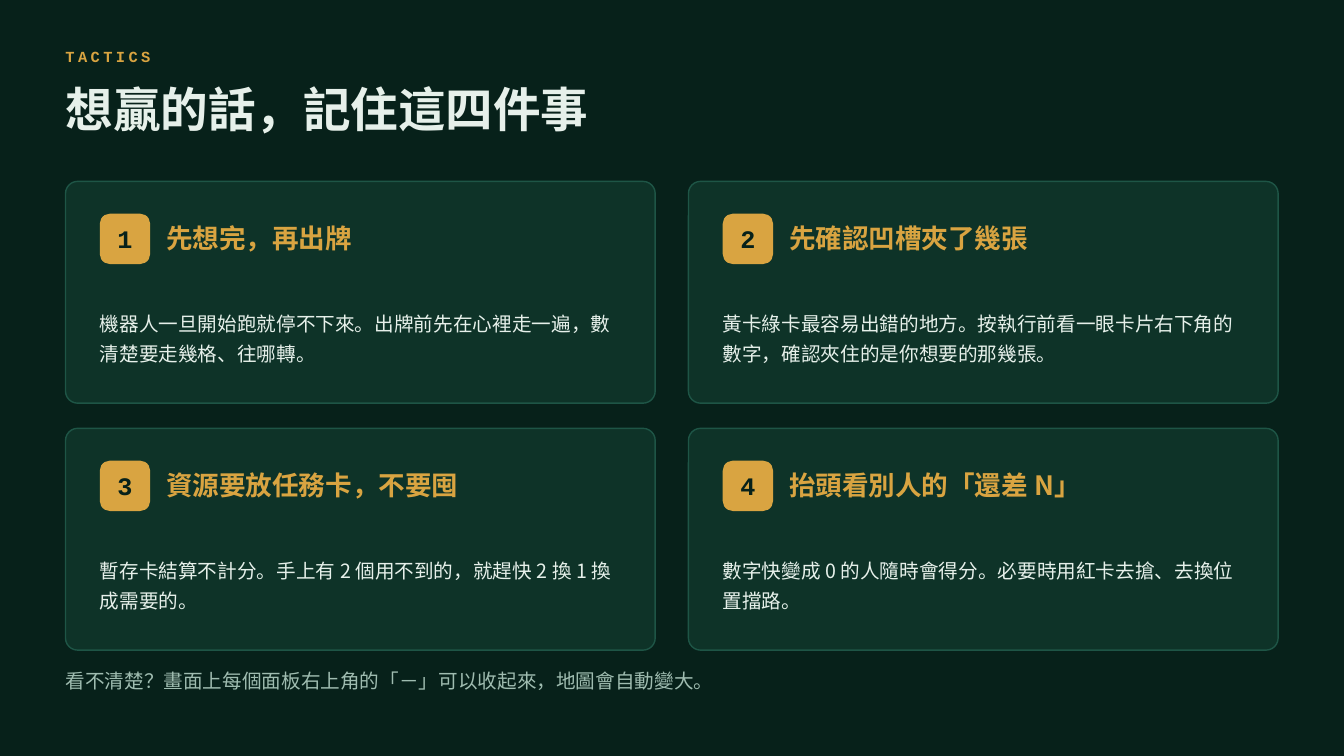
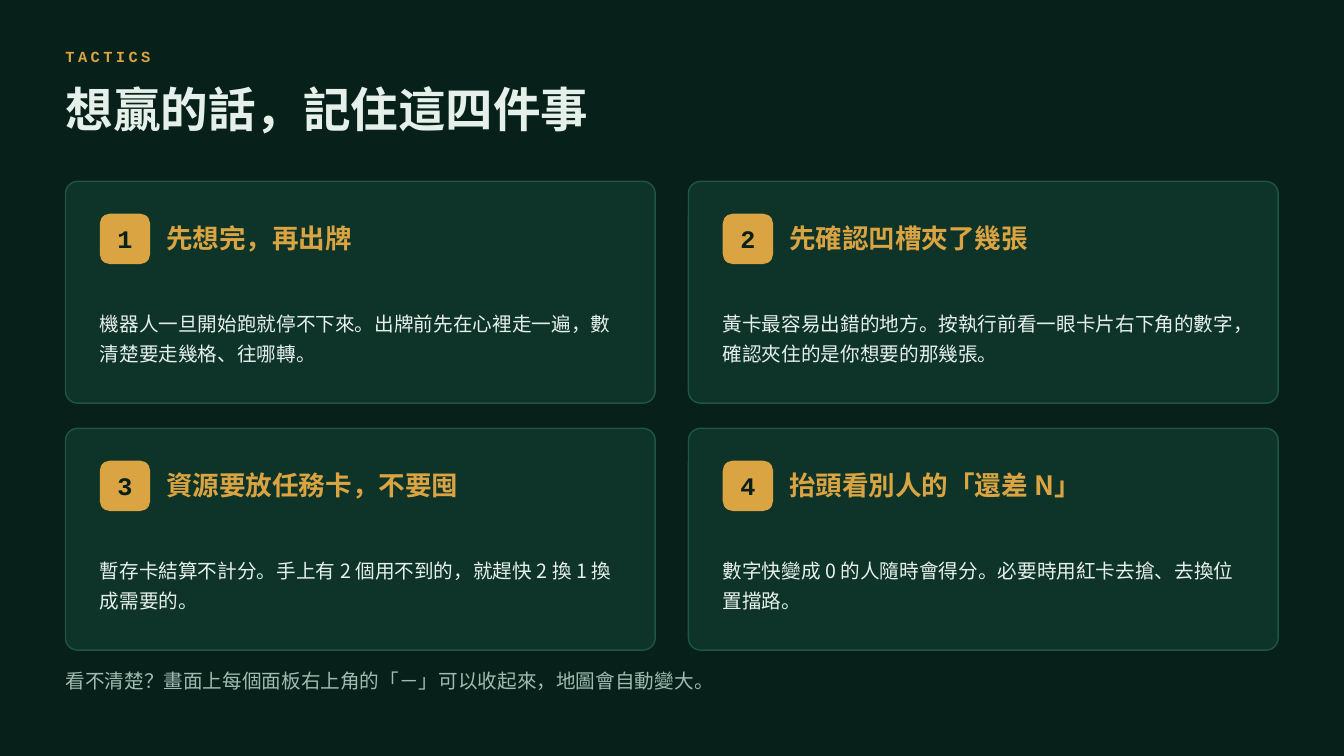
Before and after one commit to jack1214w/robot-city, a slide deck: slide 12 of 機器人蓋城市-遊戲規則.pptx. Drawn at 1344x756 pixels with LibreOffice and Linux fonts; fonts in the diff are those of the drawing. Boxes give left, top, right and bottom in pixels: in the first picture for what was removed or moved away, otherwise in the second. Text is boxed around its words. In the diff, an @@ line names an element or a change of style, - is before the commit and + after.

```diff
--- a/機器人蓋城市-遊戲規則.pptx
+++ b/機器人蓋城市-遊戲規則.pptx
@@ text at (723, 314, 1253, 363): text changed @@
-黃卡綠卡最容易出錯的地方。按執行前看一眼卡片右下角的數字，確認夾住的是你想要的那幾張。
+黃卡最容易出錯的地方。按執行前看一眼卡片右下角的數字，確認夾住的是你想要的那幾張。
```
Also in this commit, not shown: 5 other slides changed, 5 other files.
